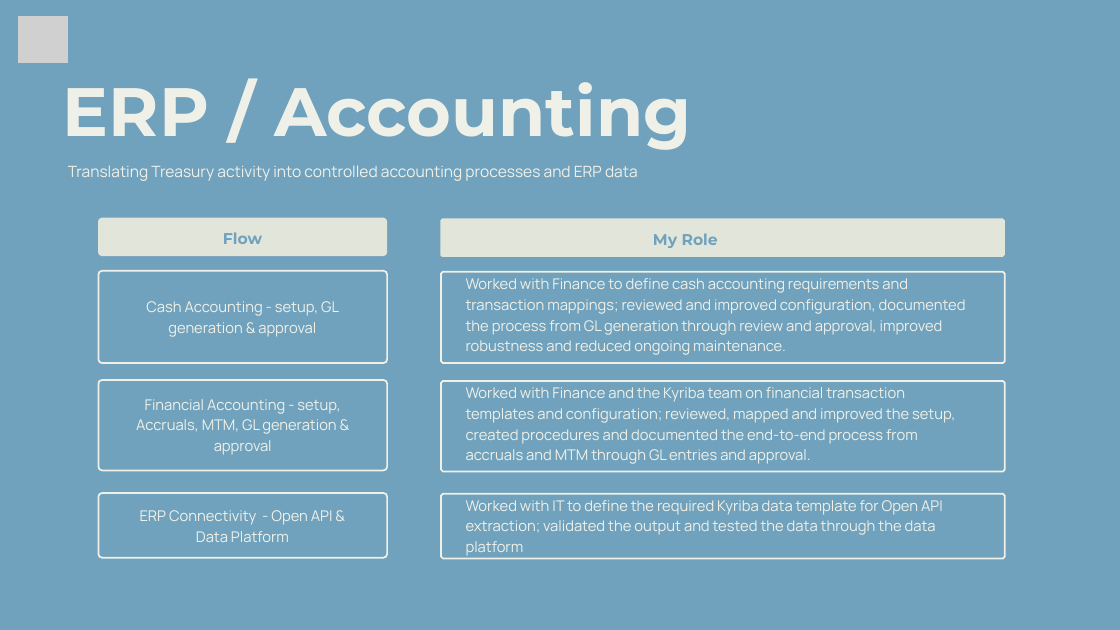
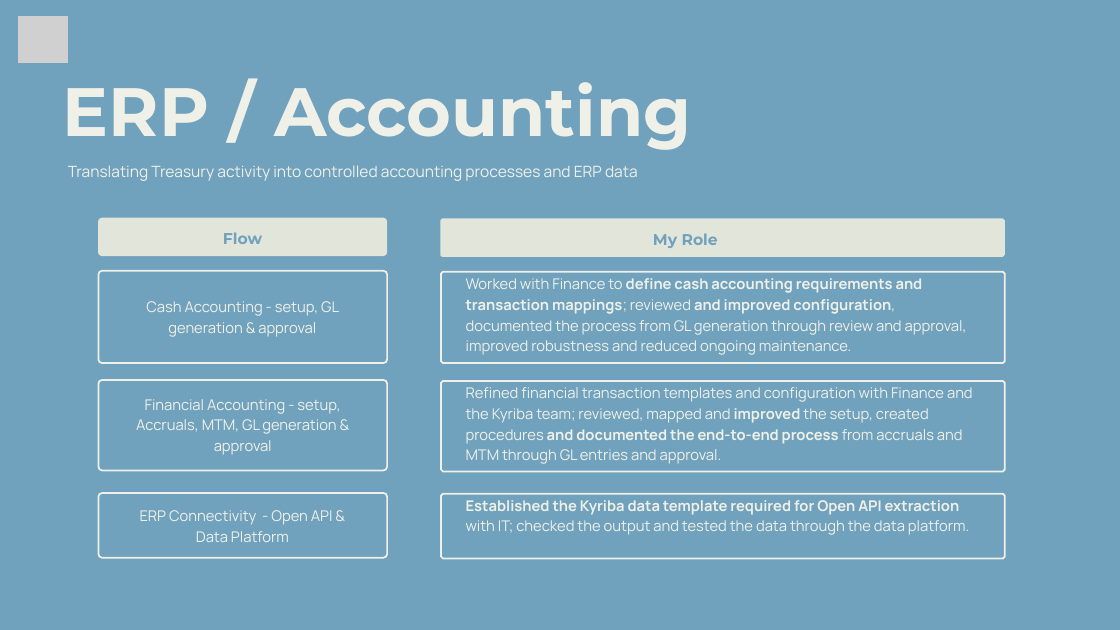
Before and after one commit to sgarciapuga/Work_Portfolio, a slide deck: slide 15 of kyriba-transformation/presentation/kyriba-transformation.pptx. Drawn at 1120x630 pixels with LibreOffice and Linux fonts; fonts in the diff are those of the drawing; grey boxes stand for pictures. Boxes give left, top, right and bottom in pixels: in the first picture for what was removed or moved away, otherwise in the second. Text is boxed around its words. In the diff, an @@ line names an element or a change of style, - is before the commit and + after.

```diff
--- a/kyriba-transformation/presentation/kyriba-transformation.pptx
+++ b/kyriba-transformation/presentation/kyriba-transformation.pptx
@@ text "Worked with Finance to define ..." at [466, 278, 967, 355]: bold on in "define cash accounting requirements and transaction mappings ..." @@
@@ text at [466, 387, 973, 464]: text changed @@
-Worked with Finance and the Kyriba team on financial transaction templates and configuration; reviewed, mapped and improved the setup, created procedures and documented the end-to-end process from accruals and MTM through GL entries and approval.
+Refined financial transaction templates and configuration with Finance and the Kyriba team; reviewed, mapped and improved the setup, created procedures and documented the end-to-end process from accruals and MTM through GL entries and approval.
@@ text at [466, 500, 969, 535]: text changed @@
-Worked with IT to define the required Kyriba data template for Open API extraction; validated the output and tested the data through the data platform
+Established the Kyriba data template required for Open API extraction with IT; checked the output and tested the data through the data platform.
```
Also in this commit, not shown: 13 other slides changed, 6 other files.
